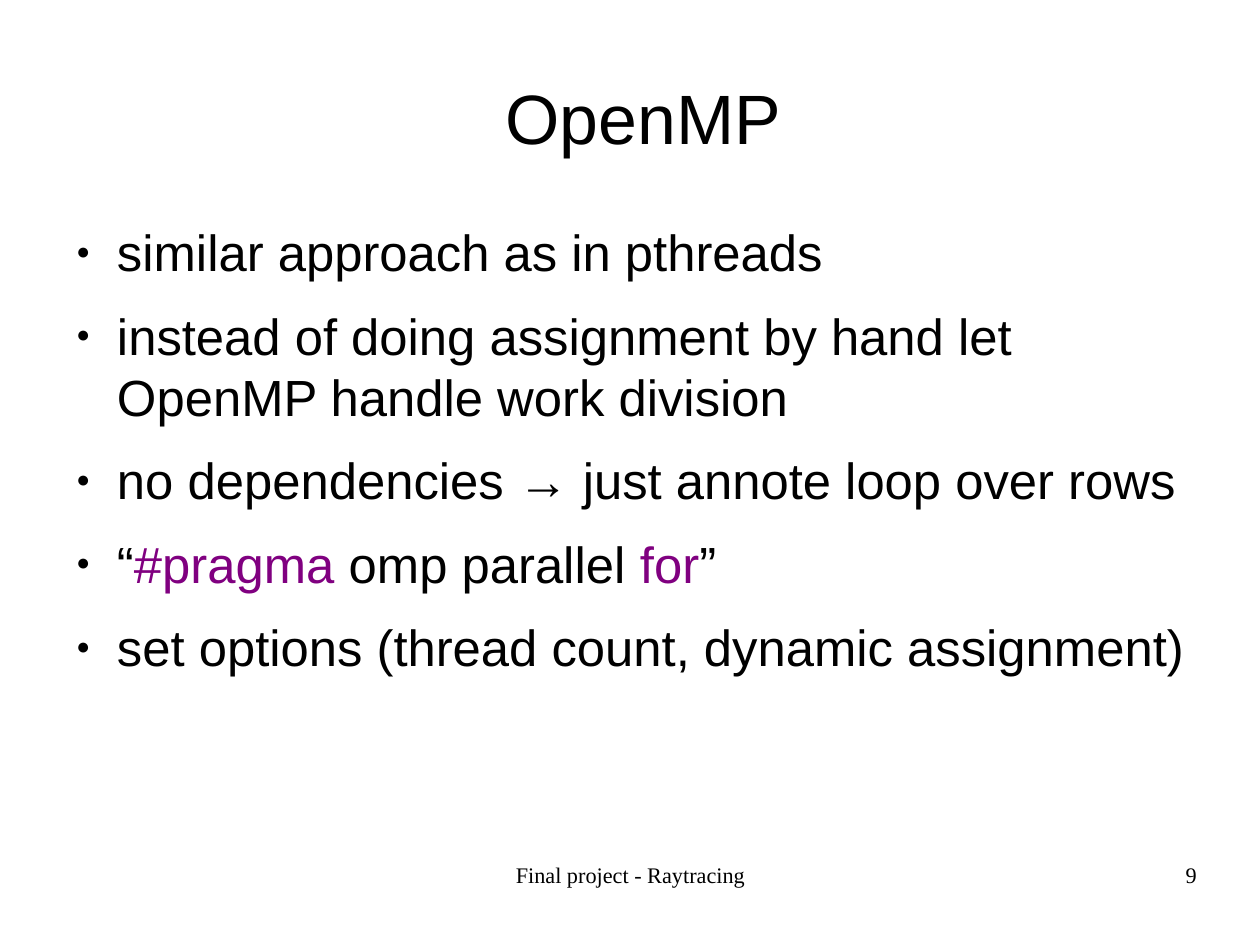
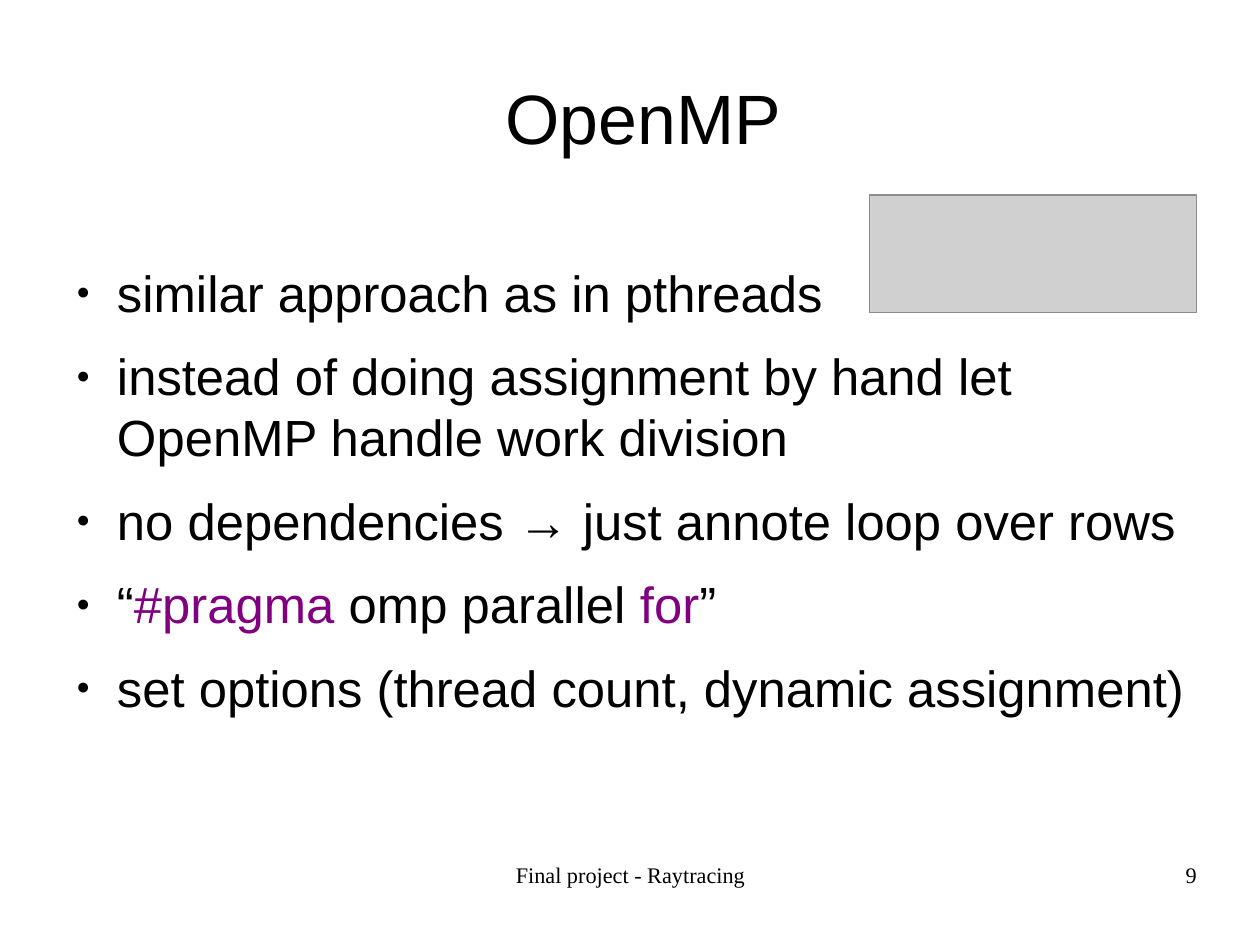
Before and after one commit to carstenbru/eece528_final, a slide deck: slide 9 of presentation/EECE528_project.odp. Drawn at 1260x945 pixels with LibreOffice and Linux fonts; fonts in the diff are those of the drawing; grey boxes stand for pictures. Boxes give left, top, right and bottom in pixels: in the first picture for what was removed or moved away, otherwise in the second. Text is boxed around its words. In the diff, an @@ line names an element or a change of style, - is before the commit and + after.

```diff
--- a/presentation/EECE528_project.odp
+++ b/presentation/EECE528_project.odp
@@ picture added at box(870, 196, 1197, 313) @@
@@ text "similar approach as in pthreads": place and size @@
-text "similar approach as in pthreads" at box(117, 234, 1184, 677)
+text "similar approach as in pthreads" at box(117, 275, 1184, 717)
```
Also in this commit, not shown: 11 other slides changed, 5 other files.
